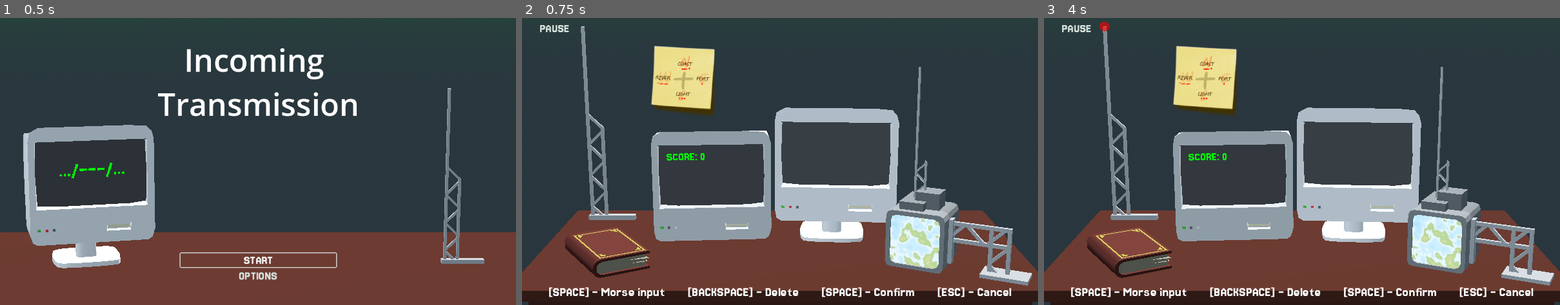
Above: before the commit, frames 1-3 (left to right).
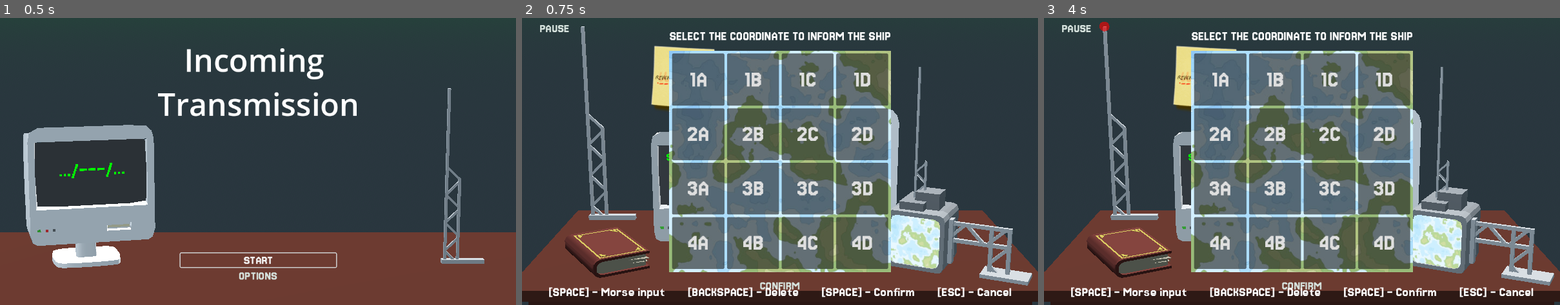
Above: after the commit, the same moments.

Repository: LucasFASouza/loophole
Game: Godot game, scene res://core/main_menu.tscn
Two runs of this game, one before a commit and one after it. Both use one fixed random seed, a clock stepped at 60 frames per second and the inputs below.
Inputs (mouse positions are in pixels of both pictures, inside the frame that each line leads up to):
- Up to frame 1 (0.5 s): no input
- Up to frame 2 (0.75 s): click "START" at 0.5 s
- Up to frame 3 (4 s): click (1219, 78) at 1.25 s, where only the run after the commit has a clickable "1A"; click (1276, 78) at 2 s, where only the run after the commit has a clickable "1B"; click (1327, 78) at 2.75 s, where only the run after the commit has a clickable "1C"; click (1384, 78) at 3.5 s, where only the run after the commit has a clickable "1D"

Frame 1 is identical in both runs. In frame 2, 34% of the frame differs, in the area x 28-81%, y 4-95%; in frame 3, 34%.

Commit message:
Add GPS screen

Diff:
--- a/desk_itens/gps.gd
+++ b/desk_itens/gps.gd
@@ -1 +1,21 @@
 extends Node3D
+
+@onready var grid_container: GridContainer = %GridContainer
+var selected_button: String
+
+func _ready() -> void:
+	for child in grid_container.get_children():
+		if child is Button:
+			child.pressed.connect(func(): _on_grid_button_pressed(child.name))
+
+
+func _on_grid_button_pressed(button_name: String) -> void:
+	if selected_button:
+		var btn = grid_container.get_node(selected_button)
+		if btn is Button:
+			btn.button_pressed = false
+	selected_button = button_name
+
+
+func _on_confirm_pressed() -> void:
+	print("Confirmed button: ", selected_button)
--- a/desk_itens/gps.tscn
+++ b/desk_itens/gps.tscn
@@ -1,8 +1,10 @@
-[gd_scene load_steps=4 format=3 uid="uid://dlfykwmnwo7rg"]
+[gd_scene load_steps=6 format=3 uid="uid://dlfykwmnwo7rg"]
 
 [ext_resource type="Script" uid="uid://d1vpqfq0alibv" path="res://desk_itens/gps.gd" id="1_2vjgp"]
 [ext_resource type="Texture2D" uid="uid://dx4q5myenv7h" path="res://assets/posters/map.png" id="1_obiia"]
 [ext_resource type="ArrayMesh" uid="uid://rkehb6r3nphd" path="res://assets/models/tv.res" id="2_2vjgp"]
+[ext_resource type="Theme" uid="uid://c7n8ed1v02tcj" path="res://themes/gps_buttons.tres" id="4_5elpi"]
+[ext_resource type="Theme" uid="uid://dfgj2usx5hjn6" path="res://ui.tres" id="4_p2e6t"]
 
 [node name="GPS" type="Node3D"]
 script = ExtResource("1_2vjgp")
@@ -15,3 +17,190 @@
 transform = Transform3D(2000, 0, 0, 0, -8.74228e-05, 2000, 0, -2000, -8.74228e-05, 0, 3.44225, 0)
 mesh = ExtResource("2_2vjgp")
 skeleton = NodePath("../Postits")
+
+[node name="CanvasLayer" type="CanvasLayer" parent="."]
+
+[node name="MarginContainer" type="MarginContainer" parent="CanvasLayer"]
+anchors_preset = 15
+anchor_right = 1.0
+anchor_bottom = 1.0
+grow_horizontal = 2
+grow_vertical = 2
+size_flags_horizontal = 3
+size_flags_vertical = 3
+theme_override_constants/margin_top = 48
+theme_override_constants/margin_bottom = 48
+
+[node name="CenterContainer" type="CenterContainer" parent="CanvasLayer/MarginContainer"]
+layout_mode = 2
+size_flags_horizontal = 3
+size_flags_vertical = 3
+
+[node name="VBoxContainer" type="VBoxContainer" parent="CanvasLayer/MarginContainer/CenterContainer"]
+layout_mode = 2
+theme_override_constants/separation = 16
+
+[node name="Label" type="Label" parent="CanvasLayer/MarginContainer/CenterContainer/VBoxContainer"]
+layout_mode = 2
+theme = ExtResource("4_p2e6t")
+text = "SELECT THE COORDINATE TO INFORM THE SHIP"
+horizontal_alignment = 1
+
+[node name="TextureRect" type="TextureRect" parent="CanvasLayer/MarginContainer/CenterContainer/VBoxContainer"]
+layout_mode = 2
+texture = ExtResource("1_obiia")
+expand_mode = 5
+
+[node name="MarginContainer" type="MarginContainer" parent="CanvasLayer/MarginContainer/CenterContainer/VBoxContainer/TextureRect"]
+layout_mode = 1
+anchors_preset = 15
+anchor_right = 1.0
+anchor_bottom = 1.0
+grow_horizontal = 2
+grow_vertical = 2
+theme_override_constants/margin_left = 6
+theme_override_constants/margin_top = 6
+theme_override_constants/margin_right = 6
+theme_override_constants/margin_bottom = 6
+
+[node name="GridContainer" type="GridContainer" parent="CanvasLayer/MarginContainer/CenterContainer/VBoxContainer/TextureRect/MarginContainer"]
+unique_name_in_owner = true
+layout_mode = 2
+theme_override_constants/h_separation = 6
+theme_override_constants/v_separation = 6
+columns = 4
+
+[node name="1A" type="Button" parent="CanvasLayer/MarginContainer/CenterContainer/VBoxContainer/TextureRect/MarginContainer/GridContainer"]
+layout_mode = 2
+size_flags_horizontal = 3
+size_flags_vertical = 3
+theme = ExtResource("4_5elpi")
+toggle_mode = true
+text = "1A"
+
+[node name="1B" type="Button" parent="CanvasLayer/MarginContainer/CenterContainer/VBoxContainer/TextureRect/MarginContainer/GridContainer"]
+layout_mode = 2
+size_flags_horizontal = 3
+size_flags_vertical = 3
+theme = ExtResource("4_5elpi")
+toggle_mode = true
+text = "1B"
+
+[node name="1C" type="Button" parent="CanvasLayer/MarginContainer/CenterContainer/VBoxContainer/TextureRect/MarginContainer/GridContainer"]
+layout_mode = 2
+size_flags_horizontal = 3
+size_flags_vertical = 3
+theme = ExtResource("4_5elpi")
+toggle_mode = true
+text = "1C"
+
+[node name="1D" type="Button" parent="CanvasLayer/MarginContainer/CenterContainer/VBoxContainer/TextureRect/MarginContainer/GridContainer"]
+layout_mode = 2
+size_flags_horizontal = 3
+size_flags_vertical = 3
+theme = ExtResource("4_5elpi")
+toggle_mode = true
+text = "1D"
+
+[node name="2A" type="Button" parent="CanvasLayer/MarginContainer/CenterContainer/VBoxContainer/TextureRect/MarginContainer/GridContainer"]
+layout_mode = 2
+size_flags_horizontal = 3
+size_flags_vertical = 3
+theme = ExtResource("4_5elpi")
+toggle_mode = true
+text = "2A"
+
+[node name="2B" type="Button" parent="CanvasLayer/MarginContainer/CenterContainer/VBoxContainer/TextureRect/MarginContainer/GridContainer"]
+layout_mode = 2
+size_flags_horizontal = 3
+size_flags_vertical = 3
+theme = ExtResource("4_5elpi")
+toggle_mode = true
+text = "2B"
+
+[node name="2C" type="Button" parent="CanvasLayer/MarginContainer/CenterContainer/VBoxContainer/TextureRect/MarginContainer/GridContainer"]
+layout_mode = 2
+size_flags_horizontal = 3
+size_flags_vertical = 3
+theme = ExtResource("4_5elpi")
+toggle_mode = true
+text = "2C"
+
+[node name="2D" type="Button" parent="CanvasLayer/MarginContainer/CenterContainer/VBoxContainer/TextureRect/MarginContainer/GridContainer"]
+layout_mode = 2
+size_flags_horizontal = 3
+size_flags_vertical = 3
+theme = ExtResource("4_5elpi")
+toggle_mode = true
+text = "2D"
+
+[node name="3A" type="Button" parent="CanvasLayer/MarginContainer/CenterContainer/VBoxContainer/TextureRect/MarginContainer/GridContainer"]
+layout_mode = 2
+size_flags_horizontal = 3
+size_flags_vertical = 3
+theme = ExtResource("4_5elpi")
+toggle_mode = true
+text = "3A"
+
+[node name="3B" type="Button" parent="CanvasLayer/MarginContainer/CenterContainer/VBoxContainer/TextureRect/MarginContainer/GridContainer"]
+layout_mode = 2
+size_flags_horizontal = 3
+size_flags_vertical = 3
+theme = ExtResource("4_5elpi")
+toggle_mode = true
+text = "3B"
+
+[node name="3C" type="Button" parent="CanvasLayer/MarginContainer/CenterContainer/VBoxContainer/TextureRect/MarginContainer/GridContainer"]
+layout_mode = 2
+size_flags_horizontal = 3
+size_flags_vertical = 3
+theme = ExtResource("4_5elpi")
+toggle_mode = true
+text = "3C"
+
+[node name="3D" type="Button" parent="CanvasLayer/MarginContainer/CenterContainer/VBoxContainer/TextureRect/MarginContainer/GridContainer"]
+layout_mode = 2
+size_flags_horizontal = 3
+size_flags_vertical = 3
+theme = ExtResource("4_5elpi")
+toggle_mode = true
+text = "3D"
+
+[node name="4A" type="Button" parent="CanvasLayer/MarginContainer/CenterContainer/VBoxContainer/TextureRect/MarginContainer/GridContainer"]
+layout_mode = 2
+size_flags_horizontal = 3
+size_flags_vertical = 3
+theme = ExtResource("4_5elpi")
+toggle_mode = true
+text = "4A"
+
+[node name="4B" type="Button" parent="CanvasLayer/MarginContainer/CenterContainer/VBoxContainer/TextureRect/MarginContainer/GridContainer"]
+layout_mode = 2
+size_flags_horizontal = 3
+size_flags_vertical = 3
+theme = ExtResource("4_5elpi")
+toggle_mode = true
+text = "4B"
+
+[node name="4C" type="Button" parent="CanvasLayer/MarginContainer/CenterContainer/VBoxContainer/TextureRect/MarginContainer/GridContainer"]
+layout_mode = 2
+size_flags_horizontal = 3
+size_flags_vertical = 3
+theme = ExtResource("4_5elpi")
+toggle_mode = true
+text = "4C"
+
+[node name="4D" type="Button" parent="CanvasLayer/MarginContainer/CenterContainer/VBoxContainer/TextureRect/MarginContainer/GridContainer"]
+layout_mode = 2
+size_flags_horizontal = 3
+size_flags_vertical = 3
+theme = ExtResource("4_5elpi")
+toggle_mode = true
+text = "4D"
+
+[node name="Confirm" type="Button" parent="CanvasLayer/MarginContainer/CenterContainer/VBoxContainer"]
+layout_mode = 2
+theme = ExtResource("4_p2e6t")
+text = "CONFIRM"
+
+[connection signal="pressed" from="CanvasLayer/MarginContainer/CenterContainer/VBoxContainer/Confirm" to="." method="_on_confirm_pressed"]
--- /dev/null
+++ b/themes/gps_buttons.tres
@@ -0,0 +1,20 @@
+[gd_resource type="Theme" load_steps=4 format=3 uid="uid://c7n8ed1v02tcj"]
+
+[ext_resource type="FontFile" uid="uid://n1eu5vuo4qkw" path="res://assets/fonts/Jersey_15/Jersey15-Regular.ttf" id="1_wc3r7"]
+
+[sub_resource type="StyleBoxFlat" id="StyleBoxFlat_wc3r7"]
+bg_color = Color(0, 0, 0, 0.803922)
+
+[sub_resource type="ImageTexture" id="ImageTexture_wc3r7"]
+
+[resource]
+Button/font_sizes/font_size = 56
+Button/fonts/font = ExtResource("1_wc3r7")
+Button/styles/pressed = SubResource("StyleBoxFlat_wc3r7")
+CheckButton/icons/checked = SubResource("ImageTexture_wc3r7")
+CheckButton/icons/checked_disabled = null
+CheckButton/icons/checked_disabled_mirrored = null
+CheckButton/icons/checked_mirrored = null
+CheckButton/icons/unchecked_disabled = null
+CheckButton/icons/unchecked_disabled_mirrored = null
+CheckButton/icons/unchecked_mirrored = null
Binary file changed: assets/posters/map.png
